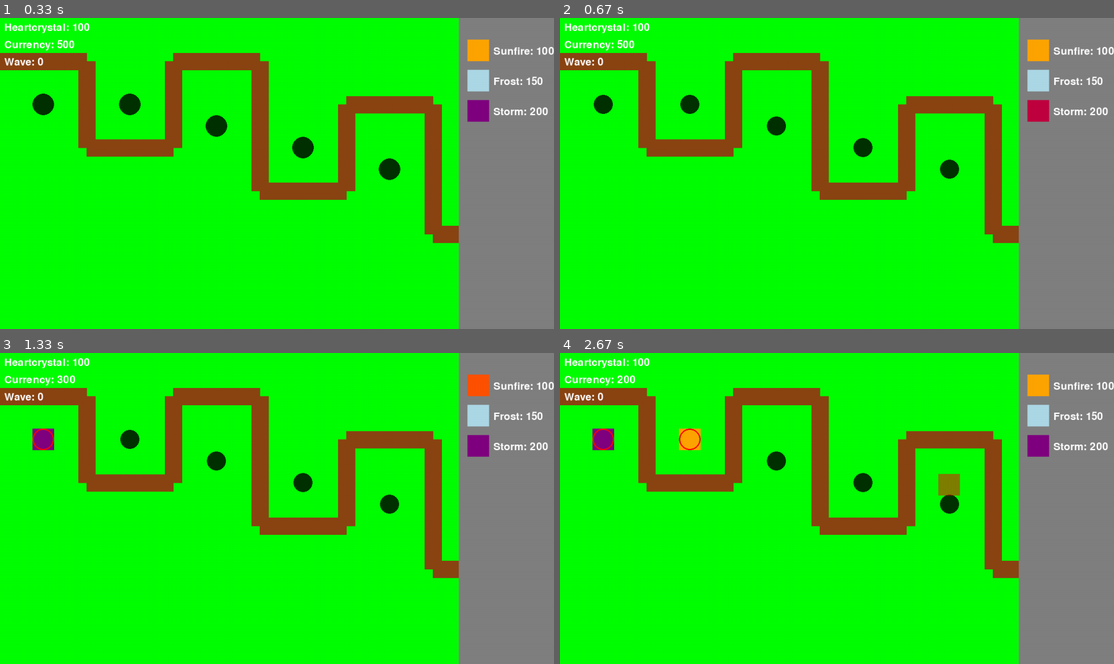
Above: before the commit, frames 1-4 (two rows, left to right).
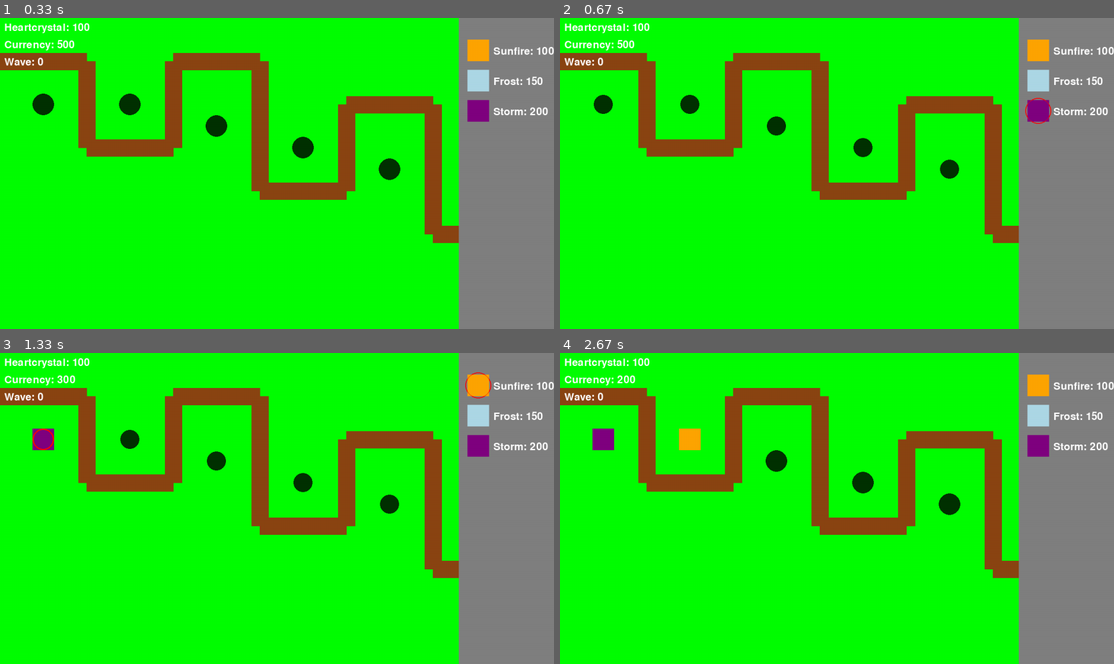
Above: after the commit, the same moments.

Repository: 6rzan/Aetheria_The-Last-Stand.pygame
Game: pygame game, started from main.py
Two runs of this game, one before a commit and one after it. Both use one fixed random seed, a clock stepped at 60 frames per second and the inputs below.
Inputs (mouse positions are in pixels of both pictures, inside the frame that each line leads up to):
- Up to frame 1 (0.33 s): no input
- Up to frame 2 (0.67 s): click (1036, 111) at 0.38 s
- Up to frame 3 (1.33 s): click (44, 440) at 0.72 s; click (476, 384) at 1.05 s
- Up to frame 4 (2.67 s): click (687, 440) at 1.38 s; click (1036, 415) at 1.72 s; click (837, 545) at 2.05 s; right-click (947, 483) at 2.38 s

Frame 1 is identical in both runs. In frame 2, 0.3% of the frame differs, in the area x 84-89%, y 25-34%; in frame 3, 0.3%; in frame 4, 0.6%, in the area x 5-73%, y 24-53%.

Commit message:
v 0.7 (#7)
Co-authored-by: Taha Thabit <tahafadh40@gmail.com>

Diff:
--- a/effects.py
+++ b/effects.py
@@ -42,7 +42,11 @@
         particles_group.add(particle)
 
 def create_storm_effect(x, y, particles_group):
-    for _ in range(15):
-        color = random.choice([PURPLE, YELLOW])
-        particle = Particle(x, y, color, random.randint(20, 40))
+    # Lightning sparks
+    for _ in range(10):
+        color = random.choice([WHITE, YELLOW])
+        particle = Particle(x, y, color, random.randint(10, 20))
+        particle.vx = random.uniform(-4, 4)
+        particle.vy = random.uniform(-4, 4)
+        particle.size = random.randint(1, 3)
         particles_group.add(particle)
--- a/main.py
+++ b/main.py
@@ -1,6 +1,7 @@
 import pygame
 import sys
-from settings import *
+import math
+from settings import SCREEN_WIDTH, SCREEN_HEIGHT, FPS, BLACK, WHITE, GREY, ORANGE, LIGHT_BLUE, PURPLE, RED, GREEN, SUNFIRE_SPIRE_COST, FROST_SPIRE_COST, STORM_SPIRE_COST
 from levels import Level, LEVEL_1_MAP, LEVEL_2_MAP
 from towers import SunfireSpire, FrostSpire, StormSpire
 from enemies import ShadowCrawler, ShadowFlyer
@@ -33,7 +34,11 @@
                     running = False
                 if self.game_state == "playing":
                     if event.type == pygame.MOUSEBUTTONDOWN:
-                        self.handle_mouse_click(event.pos)
+                        if event.button == 1: # Left-click
+                            self.handle_mouse_click(event.pos)
+                        elif event.button == 3: # Right-click
+                            if self.selected_tower:
+                                self.selected_tower = None # Cancel selection
                 elif self.game_state in ["game_over", "win"]:
                     if event.type == pygame.KEYDOWN:
                         if event.key == pygame.K_r:
@@ -127,17 +132,33 @@
     def draw_ghost_tower(self):
         if self.selected_tower:
             mouse_pos = pygame.mouse.get_pos()
-            ghost_image = pygame.Surface((50,50), pygame.SRCALPHA)
-
-            color = (255,0,0) # Red for invalid
+
+            # 1. Determine Spire Color
+            spire_color_map = {
+                "sunfire": ORANGE,
+                "frost": LIGHT_BLUE,
+                "storm": PURPLE
+            }
+            base_color = spire_color_map.get(self.selected_tower, WHITE)
+
+            # 2. Determine Placement Validity
+            is_valid_spot = False
             for spot in self.level.tower_spots:
                  if pygame.Rect(spot[0]-25, spot[1]-25, 50, 50).collidepoint(mouse_pos):
-                    is_occupied = any(tower.rect.center == spot for tower in self.towers)
-                    if not is_occupied:
-                        color = (0,255,0) # Green for valid
+                    if not any(tower.rect.center == spot for tower in self.towers):
+                        is_valid_spot = True
                         break
 
-            ghost_image.fill((color[0], color[1], color[2], 128))
+            # 3. Create Pulsing Ghost Image
+            pulse = (math.sin(pygame.time.get_ticks() * 0.005) + 1) / 2 # 0 to 1 sine wave
+            alpha = 75 + (pulse * 100) # Pulsing alpha between 75 and 175
+
+            ghost_image = pygame.Surface((50,50), pygame.SRCALPHA)
+            ghost_image.fill((base_color[0], base_color[1], base_color[2], alpha))
+
+            # 4. Draw Validity Circle and Ghost Image
+            validity_color = GREEN if is_valid_spot else RED
+            pygame.draw.circle(self.screen, validity_color, mouse_pos, 30, 2)
             self.screen.blit(ghost_image, (mouse_pos[0] - 25, mouse_pos[1] - 25))
 
     def handle_mouse_click(self, pos):
--- a/settings.py
+++ b/settings.py
@@ -7,6 +7,7 @@
 BLACK = (0, 0, 0)
 WHITE = (255, 255, 255)
 GREEN = (0, 255, 0)
+RED = (255, 0, 0)
 BROWN = (139, 69, 19)
 DARK_BLUE = (0, 0, 139)
 PURPLE = (128, 0, 128)
@@ -18,7 +19,7 @@
 # Tower settings
 SUNFIRE_SPIRE_COST = 100
 SUNFIRE_SPIRE_RANGE = 150
-SUNFIRE_SPIRE_DAMAGE = 25
+SUNFIRE_SPIRE_DAMAGE = 12
 SUNFIRE_SPIRE_FIRE_RATE = 1 * FPS # Once per second
 
 FROST_SPIRE_COST = 150
@@ -32,7 +33,7 @@
 STORM_SPIRE_RANGE = 140
 STORM_SPIRE_DAMAGE = 10
 STORM_SPIRE_FIRE_RATE = 2 * FPS
-STORM_SPIRE_AOE_RADIUS = 60
+STORM_SPIRE_AOE_RADIUS = 90
 
 # Enemy settings
 SHADOW_CRAWLER_HEALTH = 100
--- a/towers.py
+++ b/towers.py
@@ -54,6 +54,32 @@
     def __init__(self, pos):
         super().__init__(pos, SUNFIRE_SPIRE_COST, SUNFIRE_SPIRE_RANGE, SUNFIRE_SPIRE_DAMAGE, SUNFIRE_SPIRE_FIRE_RATE)
         self.image.fill(ORANGE)
+        self.locked_target = None
+
+    def update(self, enemies, projectiles, particles, screen):
+        # Sunfire Spire specific update for target locking
+        if self.vfx_timer > 0:
+            self.vfx_timer -= 1
+        else:
+            self.target = None
+
+        # Check if locked target is still valid
+        if self.locked_target and self.locked_target.alive():
+            dist = math.hypot(self.rect.centerx - self.locked_target.rect.centerx, self.rect.centery - self.locked_target.rect.centery)
+            if dist > self.range:
+                self.locked_target = None # Target out of range
+        else:
+            self.locked_target = None # Target is dead
+
+        # If no locked target, find a new one
+        if not self.locked_target:
+            self.locked_target = self.get_target(enemies)
+
+        # Attack logic
+        now = pygame.time.get_ticks()
+        if self.locked_target and now - self.last_shot_time > self.fire_rate:
+            self.last_shot_time = now
+            self.attack(self.locked_target, enemies, projectiles, particles, screen)
 
     def attack(self, target, enemies, projectiles, particles, screen):
         target.health -= self.damage
@@ -91,32 +117,60 @@
     def __init__(self, pos):
         super().__init__(pos, STORM_SPIRE_COST, STORM_SPIRE_RANGE, STORM_SPIRE_DAMAGE, STORM_SPIRE_FIRE_RATE)
         self.image.fill(PURPLE)
+        self.secondary_targets = []
 
     def attack(self, target, enemies, projectiles, particles, screen):
-        self.vfx_timer = 20 # Slower pulse
-        self.target = target  # Store target for VFX
+        self.vfx_timer = 15 # Lightning duration
+        self.target = target
+        self.secondary_targets.clear()
+
+        # Find all targets in AOE
         for enemy in list(enemies):
             if enemy.alive() and math.hypot(target.rect.centerx - enemy.rect.centerx, target.rect.centery - enemy.rect.centery) < STORM_SPIRE_AOE_RADIUS:
+                if enemy is not target:
+                    self.secondary_targets.append(enemy)
                 enemy.health -= self.damage
                 create_storm_effect(enemy.rect.centerx, enemy.rect.centery, particles)
 
     def draw_vfx(self, screen):
         if self.vfx_timer > 0 and self.target:
-            # Pulsing AOE effect
-            pulse_progress = self.vfx_timer / 20.0 # Match the new timer
+            # Draw main lightning bolt to primary target
+            self.draw_lightning_bolt(screen, self.rect.center, self.target.rect.center)
+            # Draw branching lightning to secondary targets
+            for secondary in self.secondary_targets:
+                if secondary.alive():
+                    self.draw_lightning_bolt(screen, self.target.rect.center, secondary.rect.center)
 
-            # Radius grows and then shrinks
-            current_radius = int(STORM_SPIRE_AOE_RADIUS * math.sin(pulse_progress * math.pi))
+    def draw_lightning_bolt(self, screen, start_pos, end_pos):
+        import random
+        points = []
+        points.append(start_pos)
 
-            # Alpha fades out
-            alpha = int(200 * (1 - (1-pulse_progress)**2))
+        dx = end_pos[0] - start_pos[0]
+        dy = end_pos[1] - start_pos[1]
+        dist = math.hypot(dx, dy)
+        if dist == 0: return
 
-            if current_radius > 0:
-                overlay = pygame.Surface((current_radius * 2, current_radius * 2), pygame.SRCALPHA)
+        num_segments = int(dist / 15)
+        if num_segments < 2: num_segments = 2
 
-                # Fill
-                pygame.draw.circle(overlay, (128, 0, 128, alpha), (current_radius, current_radius), current_radius)
-                # Border
-                pygame.draw.circle(overlay, (255, 255, 255, alpha), (current_radius, current_radius), current_radius, 3)
+        for i in range(1, num_segments):
+            progress = i / num_segments
+            pos = (start_pos[0] + dx * progress, start_pos[1] + dy * progress)
+            offset = random.uniform(-10, 10)
+            perp_dx = -dy / dist
+            perp_dy = dx / dist
+            points.append((pos[0] + offset * perp_dx, pos[1] + offset * perp_dy))
 
-                screen.blit(overlay, (self.target.rect.centerx - current_radius, self.target.rect.centery - current_radius))
+        points.append(end_pos)
+
+        # Fade the lightning over its duration
+        alpha = int(255 * (self.vfx_timer / 15.0))
+        color = (255, 255, 255, alpha)
+
+        if pygame.SRCALPHA:
+            temp_surface = pygame.Surface((SCREEN_WIDTH, SCREEN_HEIGHT), pygame.SRCALPHA)
+            pygame.draw.aalines(temp_surface, color, False, points, 2)
+            screen.blit(temp_surface, (0,0))
+        else:
+            pygame.draw.aalines(screen, (255,255,255), False, points, 2)
Not shown, added: .gitignore
Not shown, changed: changelog.md
